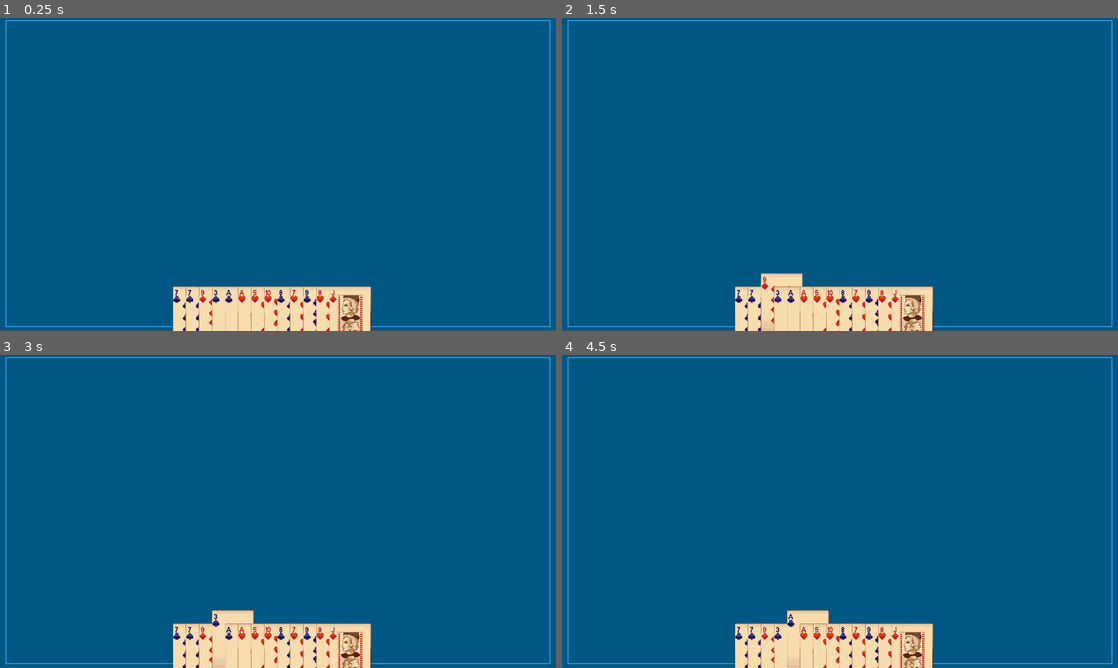
Above: before the commit, frames 1-4 (two rows, left to right).
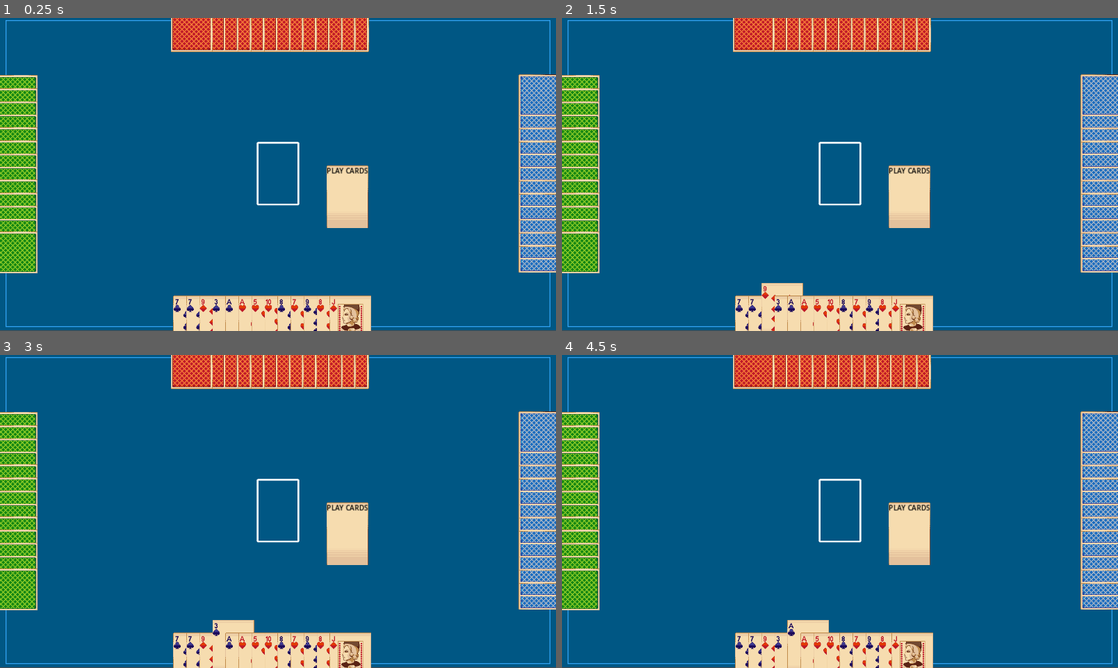
Above: after the commit, the same moments.

Repository: ViRack/thirteen
Game: Godot game, scene res://Scenes/game/game.tscn
Same seed, same stepped clock (60 frames per second), same inputs: the game is played once before the commit and once after it. The project has no main scene, so this scene is started directly.
Inputs (mouse positions are in pixels of both pictures, inside the frame that each line leads up to):
- Up to frame 1 (0.25 s): no input
- Up to frame 2 (1.5 s): click (756, 305) at 0.52 s; click (767, 318) at 1.27 s
- Up to frame 3 (3 s): click (205, 664) at 2.02 s; click (222, 655) at 2.77 s
- Up to frame 4 (4.5 s): click (784, 664) at 3.52 s; click (795, 655) at 4.27 s

The runs differ from the first frame. In frame 1, 17% of the frame differs, in the area x 0-100%, y 0-100%; in frame 2, 17%; in frame 3, 17%; in frame 4, 17%.

Commit message:
draw pile work

Diff:
--- a/Scenes/Card/card.gd
+++ b/Scenes/Card/card.gd
@@ -9,6 +9,7 @@
 var value: int
 var this_card_image: CardImage
 var is_selected: bool
+var is_selectable: bool = false
 
 
 # Called when the node enters the scene tree for the first time.
@@ -45,8 +46,16 @@
 	pass
 
 
+func set_selectable(selectable: bool) -> void:
+	is_selectable = selectable
+
+
 func set_texture(texture: Texture2D) -> void:
 	set_texture(texture)
+
+
+func is_card_selectable() -> bool:
+	return is_selectable
 
 
 func get_card() -> Card:
@@ -77,8 +86,9 @@
 
 func select_card() -> void:
 	animate_card()
-	print(self)
+	#print(self)
 
 
 func _on_pressed():
-	animate_card()
+	if is_selectable:
+		select_card()
--- a/Scenes/DrawPile/draw_pile.tscn
+++ b/Scenes/DrawPile/draw_pile.tscn
@@ -1,12 +1,13 @@
-[gd_scene load_steps=3 format=3 uid="uid://5wf5kx1ni5w3"]
+[gd_scene load_steps=2 format=3 uid="uid://5wf5kx1ni5w3"]
 
 [ext_resource type="Texture2D" uid="uid://0cfku7r7licq" path="res://Assets/UI/frame2.png" id="1_0n66e"]
-[ext_resource type="Texture2D" uid="uid://butpkvwaxgpvt" path="res://Assets/UI/card-blank.png" id="2_fpfvv"]
 
 [node name="DrawPile" type="Panel"]
-anchors_preset = 15
-anchor_right = 1.0
-anchor_bottom = 1.0
+anchors_preset = 8
+anchor_left = 0.5
+anchor_top = 0.5
+anchor_right = 0.5
+anchor_bottom = 0.5
 grow_horizontal = 2
 grow_vertical = 2
 
@@ -24,18 +25,3 @@
 grow_horizontal = 2
 grow_vertical = 2
 texture = ExtResource("1_0n66e")
-
-[node name="TextureRect2" type="TextureRect" parent="."]
-layout_mode = 1
-anchors_preset = 8
-anchor_left = 0.5
-anchor_top = 0.5
-anchor_right = 0.5
-anchor_bottom = 0.5
-offset_left = -48.0
-offset_top = -72.0
-offset_right = 48.0
-offset_bottom = 72.0
-grow_horizontal = 2
-grow_vertical = 2
-texture = ExtResource("2_fpfvv")
--- a/Scenes/Hand/hand.gd
+++ b/Scenes/Hand/hand.gd
@@ -4,9 +4,11 @@
 const CARD_BACK_1 = preload("res://Assets/UI/card-back1.png")
 
 
+@export var is_ai: bool = false
+
+
 const MAX_HAND_SIZE = 13
 const CARD_SPACING: float = 30
-
 
 var cards: Array[Card] = []
 var selected_cards: Array[Card] = []
@@ -15,10 +17,11 @@
 # Called when the node enters the scene tree for the first time.
 func _ready():
 	draw_hand()
-	SignalManager.on_card_selected.connect(on_card_selected)
 
-
-	print()
+	if is_ai:
+		hide_cards()
+	else:
+		SignalManager.on_card_selected.connect(on_card_selected)
 
 
 func draw_hand() -> void:
@@ -34,6 +37,10 @@
 	new_card.position = Vector2(CARD_SPACING * cards.size(),0)
 	add_child(new_card)
 
+	if is_ai == false:
+		new_card.set_selectable(true)
+
+
 	cards.append(new_card)
 	animate_card(new_card)
 
@@ -42,7 +49,6 @@
 	var tween: Tween = get_tree().create_tween()
 	tween.tween_property(card, "position:y", -60, .5)
 	tween.tween_property(card, "position:y", -30, .3)
-	await tween.finished
 
 
 
@@ -59,3 +65,16 @@
 # when
 func on_card_selected(selected_card: Card) -> void:
 	toggle_card_selection(selected_card)
+
+
+func hide_cards() -> void:
+	var random_frame_image_index = randi_range(0,3)
+	for card in cards:
+		card.texture_normal = ImageManager.FRAME_IMAGES[random_frame_image_index]
+	pass
+
+
+func get_selected_cards() -> Array:
+	if selected_cards.size() > 0:
+		return selected_cards
+	return []
--- /dev/null
+++ b/Scenes/PlayCardsButton/play_cards_button.gd
@@ -0,0 +1,18 @@
+extends TextureButton
+
+
+
+
+@onready var draw_pile = $"."
+@onready var hand = $Hand
+
+
+var selected_cards: Array[Card] = []
+
+
+func _on_pressed():
+	for card in hand.get_selected_cards():
+		selected_cards.append(hand.get_selected_cards()[card])
+
+
+	print(selected_cards)
--- /dev/null
+++ b/Scenes/PlayCardsButton/play_cards_button.tscn
@@ -0,0 +1,22 @@
+[gd_scene load_steps=4 format=3 uid="uid://y20i1jrab0bt"]
+
+[ext_resource type="Texture2D" uid="uid://butpkvwaxgpvt" path="res://Assets/UI/card-blank.png" id="1_abxfy"]
+[ext_resource type="Script" path="res://Scenes/PlayCardsButton/play_cards_button.gd" id="2_5l477"]
+
+[sub_resource type="LabelSettings" id="LabelSettings_3meqx"]
+font_color = Color(0.000693898, 0.000693898, 0.000693898, 1)
+
+[node name="PlayCardsButton" type="TextureButton"]
+offset_right = 40.0
+offset_bottom = 40.0
+texture_normal = ExtResource("1_abxfy")
+script = ExtResource("2_5l477")
+
+[node name="Label" type="Label" parent="."]
+layout_mode = 0
+offset_right = 40.0
+offset_bottom = 23.0
+text = "PLAY CARDS"
+label_settings = SubResource("LabelSettings_3meqx")
+
+[connection signal="pressed" from="." to="." method="_on_pressed"]
--- a/Scenes/game/game.tscn
+++ b/Scenes/game/game.tscn
@@ -1,8 +1,10 @@
-[gd_scene load_steps=4 format=3 uid="uid://dmqs23omp5wab"]
+[gd_scene load_steps=6 format=3 uid="uid://dmqs23omp5wab"]
 
 [ext_resource type="PackedScene" uid="uid://cgvvgxj13gdm7" path="res://Scenes/Hand/hand.tscn" id="1_nx8rl"]
 [ext_resource type="Script" path="res://Scenes/game/game.gd" id="1_pb2n3"]
 [ext_resource type="Texture2D" uid="uid://5psr8ptxfj1g" path="res://Assets/UI/table.png" id="2_djil2"]
+[ext_resource type="PackedScene" uid="uid://5wf5kx1ni5w3" path="res://Scenes/DrawPile/draw_pile.tscn" id="4_3pewc"]
+[ext_resource type="PackedScene" uid="uid://y20i1jrab0bt" path="res://Scenes/PlayCardsButton/play_cards_button.tscn" id="5_6ukj0"]
 
 [node name="Game" type="Control"]
 layout_mode = 3
@@ -26,7 +28,46 @@
 
 [node name="Hand" parent="." instance=ExtResource("1_nx8rl")]
 layout_mode = 1
-offset_left = -242.0
-offset_top = -70.0
-offset_right = -202.0
-offset_bottom = -30.0
+offset_left = -241.0
+offset_top = -49.0
+offset_right = -201.0
+offset_bottom = -9.0
+
+[node name="Hand2" parent="." instance=ExtResource("1_nx8rl")]
+layout_mode = 1
+offset_left = -583.0
+offset_top = -586.0
+offset_right = -543.0
+offset_bottom = -546.0
+rotation = 1.5708
+is_ai = true
+
+[node name="Hand3" parent="." instance=ExtResource("1_nx8rl")]
+layout_mode = 1
+offset_left = 209.0
+offset_top = -670.0
+offset_right = 249.0
+offset_bottom = -630.0
+rotation = 3.14159
+is_ai = true
+
+[node name="Hand4" parent="." instance=ExtResource("1_nx8rl")]
+layout_mode = 1
+offset_left = 584.0
+offset_top = -132.0
+offset_right = 624.0
+offset_bottom = -92.0
+rotation = 4.71239
+is_ai = true
+
+[node name="DrawPile" parent="." instance=ExtResource("4_3pewc")]
+layout_mode = 1
+grow_horizontal = 1
+grow_vertical = 1
+
+[node name="PlayCardsButton" parent="." instance=ExtResource("5_6ukj0")]
+layout_mode = 0
+offset_left = 752.0
+offset_top = 342.0
+offset_right = 848.0
+offset_bottom = 486.0
